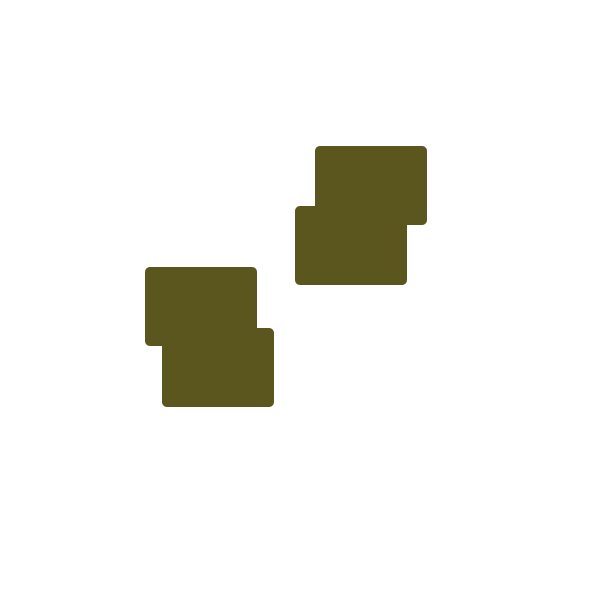
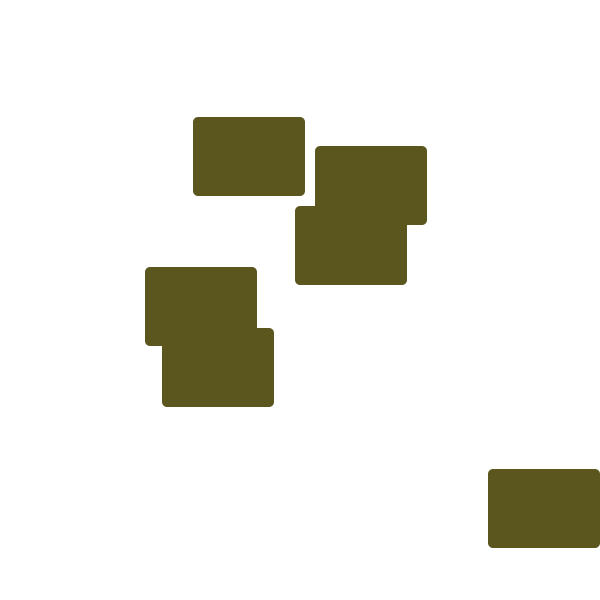
Revision of a layered (600, 600) image; what changed, layer by layer:
added layer "Rounded Rectangle 6" above "Rounded Rectangle 5" over 488, 469, 600, 548
added layer "Rounded Rectangle 5" above "Rounded Rectangle 4" over 193, 117, 305, 196
